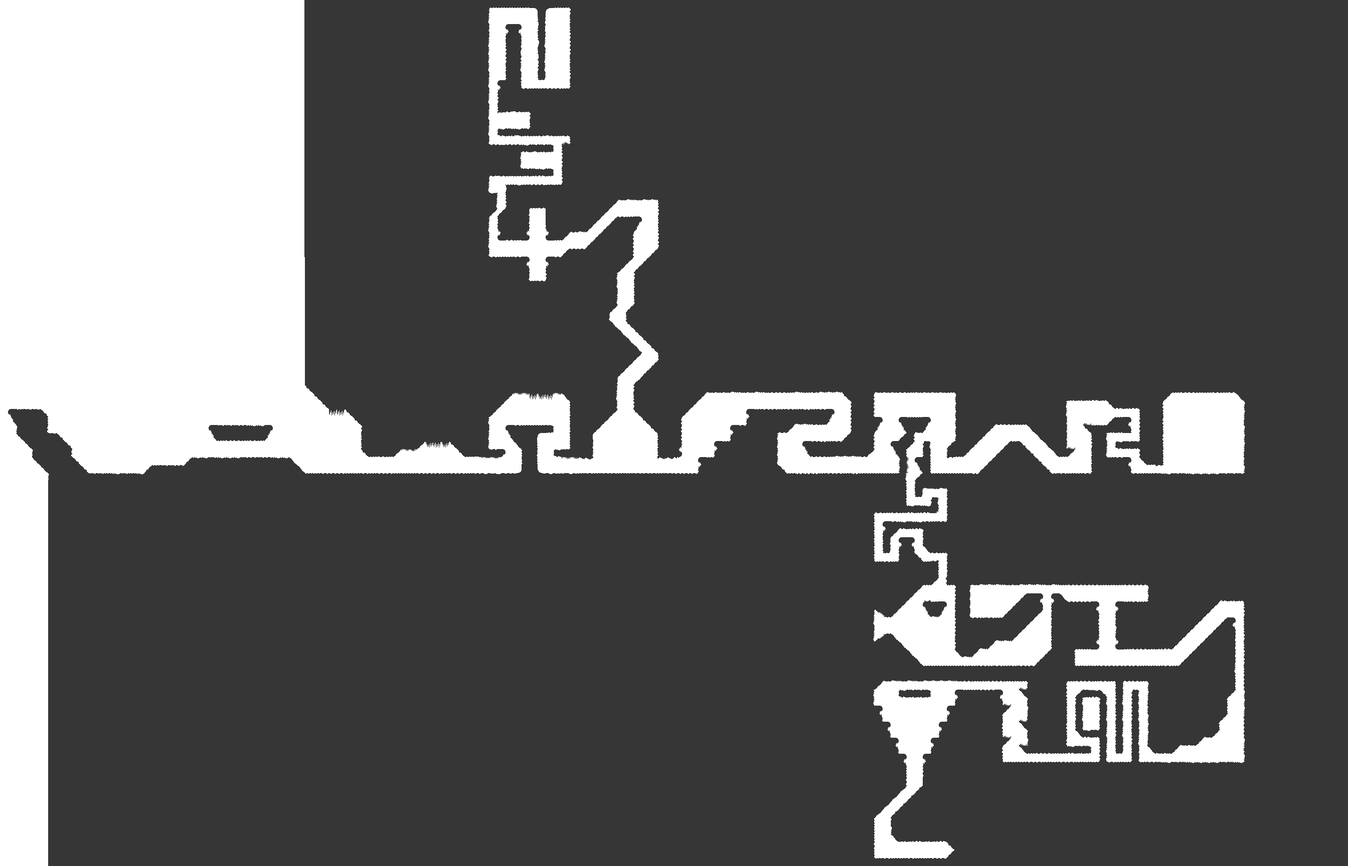
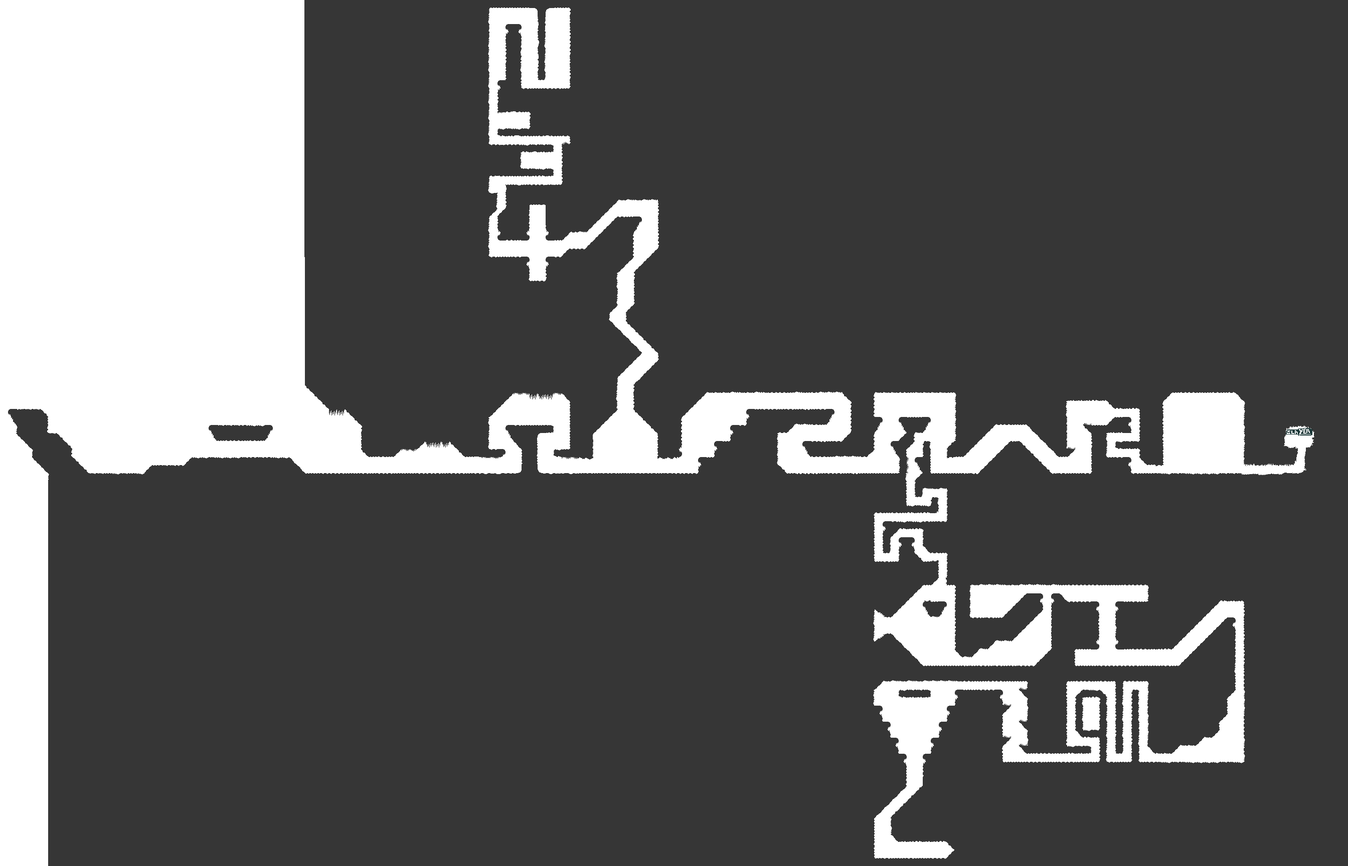
Layers edited between the first and the second 1348x866 image:
painted on "Layer 35" over [529, 204, 1315, 476]
